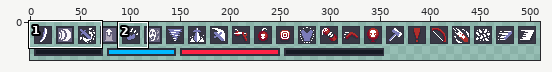
Sprite sheet: core/assets/hud/hud.png. Above, an overview of the earlier version with the close-up marked.
Close-up. First the earlier version:
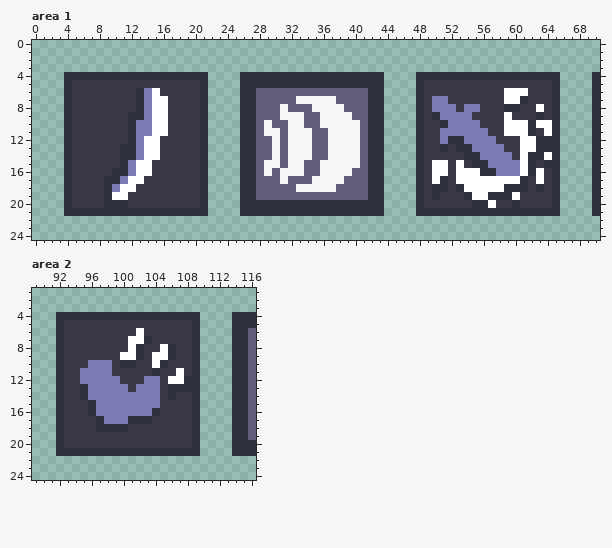
The file is 510x38 pixels. Colours within 5 levels of each other are drawn and written as one. Shown: area 1: x 0..70, y 0..24; area 2: x 89..116, y 1..24.
And afterwards:
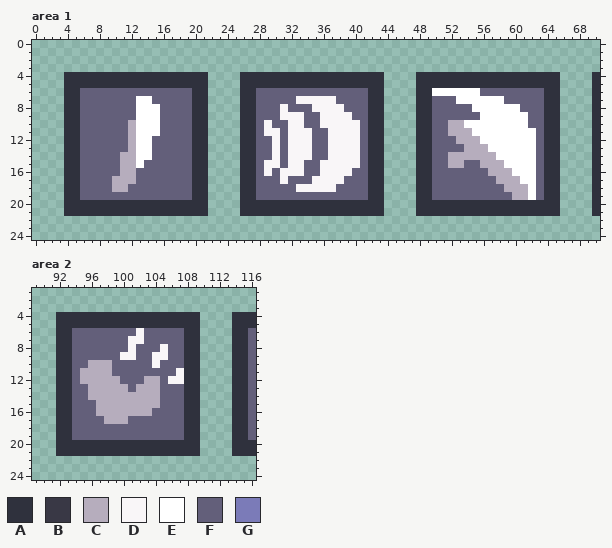
Palette (. is transparent): A #2f313d  B #393845  C #b6adbd  D #f9f6f8  E #ffffff  F #635f7a  G #7b7bb8
Edits made:
--- area 1
@@ x 0..70 @@
  4 ....AAAAAAAAAAAAAAAAAA....AAAAAAAAAAAAAAAAAA....AAAAAAAAAAAAAAAAAA....A
- 5 ....ABBBBBBBBBBBBBBBBA....AAAAAAAAAAAAAAAAAA....ABBBBBBBBBBBBBBBBA....A
- 6 ....ABBBBBBBBAGEBBBBBA....AAFFFFFFFFFFFFFFAA....ABBBBBBBBBBEEEBBBA....A
- 7 ....ABBBBBBBBAGEEBBBBA....AAFFFFFDDDDDFFFFAA....ABGGBBBBBBBEEABBBA....A
- 8 ....ABBBBBBBBAGEEBBBBA....AAFFFDFFFDDDDFFFAA....ABGGGBGGBBBAABBEBA....A
- 9 ....ABBBBBBBAAGEEBBBBA....AAFFFDDDFFDDDDFFAA....ABAGGGGBBBBEBBBABA....A
-10 ....ABBBBBBBAGGEEBBBBA....AAFDFFDDFFDDDDDFAA....ABBAGGGGBBBEEEAEEA....A
-11 ....ABBBBBBBAGGEEBBBBA....AAFDDFDDDFFDDDDFAA....ABBGGGGGGBBEEEABEA....A
-12 ....ABBBBBBBAGEEBBBBBA....AAFFDFDDDFFDDDDFAA....ABBGAAGGGGBBBEEAAA....A
-13 ....ABBBBBBAAGEEBBBBBA....AAFFDFDDDFFDDDDFAA....ABBABAAGGGGBBEEAAA....A
-14 ....ABBBBBBAAGEEBBBBBA....AAFFDFDDDFFDDDDFAA....ABBBBBAAGGGGBEAAEA....A
-15 ....ABBBBBBAGEEBBBBBBA....AAFDDFDDFFDDDDDFAA....ABEEBEBAAGGGGEABAA....A
-16 ....ABBBBBAAGEEBBBBBBA....AAFDFDDDFFDDDDFFAA....ABEEBEEEAAGGGEAEBA....A
-17 ....ABBBBAAGEEBBBBBBBA....AAFFFDFFFDDDDFFFAA....ABEABEEEEEEEEABEBA....A
-18 ....ABBBBAGEEBBBBBBBBA....AAFFFFFDDDDDFFFFAA....ABAABAEEEEEAAABABA....A
-19 ....ABBBBAEEBBBBBBBBBA....AAFFFFFFFFFFFFFFAA....ABABBBAEEAAAEBBBBA....A
-20 ....ABBBBAAABBBBBBBBBA....AAAAAAAAAAAAAAAAAA....ABBBBBBAAEBBABBBBA....A
+ 5 ....AAAAAAAAAAAAAAAAAA....AAAAAAAAAAAAAAAAAA....AAAAAAAAAAAAAAAAAA....A
+ 6 ....AAFFFFFFFFFFFFFFAA....AAFFFFFFFFFFFFFFAA....AAEEEEEEFFFFFFFFAA....A
+ 7 ....AAFFFFFFFEEFFFFFAA....AAFFFFFDDDDDFFFFAA....AAFFFEEEEEEFFFFFAA....A
+ 8 ....AAFFFFFFFEEEFFFFAA....AAFFFDFFFDDDDFFFAA....AAFFFFFEEEEEEFFFAA....A
+ 9 ....AAFFFFFFFEEEFFFFAA....AAFFFDDDFFDDDDFFAA....AAFFFFFFEEEEEEFFAA....A
+10 ....AAFFFFFFCEEEFFFFAA....AAFDFFDDFFDDDDDFAA....AAFFCCEEEEEEEEFFAA....A
+11 ....AAFFFFFFCEEEFFFFAA....AAFDDFDDDFFDDDDFAA....AAFFCCCEEEEEEEEFAA....A
+12 ....AAFFFFFFCEEFFFFFAA....AAFFDFDDDFFDDDDFAA....AAFFFCCCEEEEEEEFAA....A
+13 ....AAFFFFFFCEEFFFFFAA....AAFFDFDDDFFDDDDFAA....AAFFFFCCCEEEEEEFAA....A
+14 ....AAFFFFFCCEEFFFFFAA....AAFFDFDDDFFDDDDFAA....AAFFCCCCCCEEEEEFAA....A
+15 ....AAFFFFFCCEFFFFFFAA....AAFDDFDDFFDDDDDFAA....AAFFCCFFCCCEEEEFAA....A
+16 ....AAFFFFFCCFFFFFFFAA....AAFDFDDDFFDDDDFFAA....AAFFFFFFFCCCEEEFAA....A
+17 ....AAFFFFCCCFFFFFFFAA....AAFFFDFFFDDDDFFFAA....AAFFFFFFFFCCCEEFAA....A
+18 ....AAFFFFCCFFFFFFFFAA....AAFFFFFDDDDDFFFFAA....AAFFFFFFFFFCCCEFAA....A
+19 ....AAFFFFFFFFFFFFFFAA....AAFFFFFFFFFFFFFFAA....AAFFFFFFFFFFCCEFAA....A
+20 ....AAAAAAAAAAAAAAAAAA....AAAAAAAAAAAAAAAAAA....AAAAAAAAAAAAAAAAAA....A
 21 ....AAAAAAAAAAAAAAAAAA....AAAAAAAAAAAAAAAAAA....AAAAAAAAAAAAAAAAAA....A
--- area 2
@@ x 89..116 @@
  4 ...AAAAAAAAAAAAAAAAAA....AAA
- 5 ...ABBBBBBBBBBBBBBBBA....AAA
- 6 ...ABBBBBBBBBEBBBBBBA....AAF
- 7 ...ABBBBBBBBEEABBBBBA....AAF
- 8 ...ABBBBBBBBEABBEABBA....AAF
- 9 ...ABBBBBBBEEABEEABBA....AAF
-10 ...ABBBGGGBAABBEABBBA....AAF
-11 ...ABBGGGGBBBBBABBEBA....AAF
-12 ...ABBGGGGGBBBGGBEEAA....AAF
-13 ...ABBAGGGGGBGGGBAAAA....AAF
-14 ...ABBAGGGGGGGGGBABBA....AAF
-15 ...ABBBAGGGGGGGGBBBBA....AAF
-16 ...ABBBAGGGGGGGABBBBA....AAF
-17 ...ABBBBAGGGAAABBBBBA....AAF
-18 ...ABBBBAAAABBBBBBBBA....AAF
-19 ...ABBBBBBBBBBBBBBBBA....AAF
-20 ...ABBBBBBBBBBBBBBBBA....AAA
+ 5 ...AAAAAAAAAAAAAAAAAA....AAA
+ 6 ...AAFFFFFFFFDFFFFFAA....AAF
+ 7 ...AAFFFFFFFDDFFFFFAA....AAF
+ 8 ...AAFFFFFFFDFFFDFFAA....AAF
+ 9 ...AAFFFFFFDDFFDDFFAA....AAF
+10 ...AAFFCCCFFFFFDFFFAA....AAF
+11 ...AAFCCCCFFFFFFFFDAA....AAF
+12 ...AAFCCCCCFFFCCFDDAA....AAF
+13 ...AAFFCCCCCFCCCFFFAA....AAF
+14 ...AAFFCCCCCCCCCFFFAA....AAF
+15 ...AAFFFCCCCCCCCFFFAA....AAF
+16 ...AAFFFCCCCCCCFFFFAA....AAF
+17 ...AAFFFFCCCFFFFFFFAA....AAF
+18 ...AAFFFFFFFFFFFFFFAA....AAF
+19 ...AAFFFFFFFFFFFFFFAA....AAF
+20 ...AAAAAAAAAAAAAAAAAA....AAA
 21 ...AAAAAAAAAAAAAAAAAA....AAA
Where, in picture pixels (left, top, right, bottom), the same in both close-ups:
changed: (72, 80, 200, 208)
changed: (424, 80, 552, 208)
changed: (64, 320, 192, 448)
